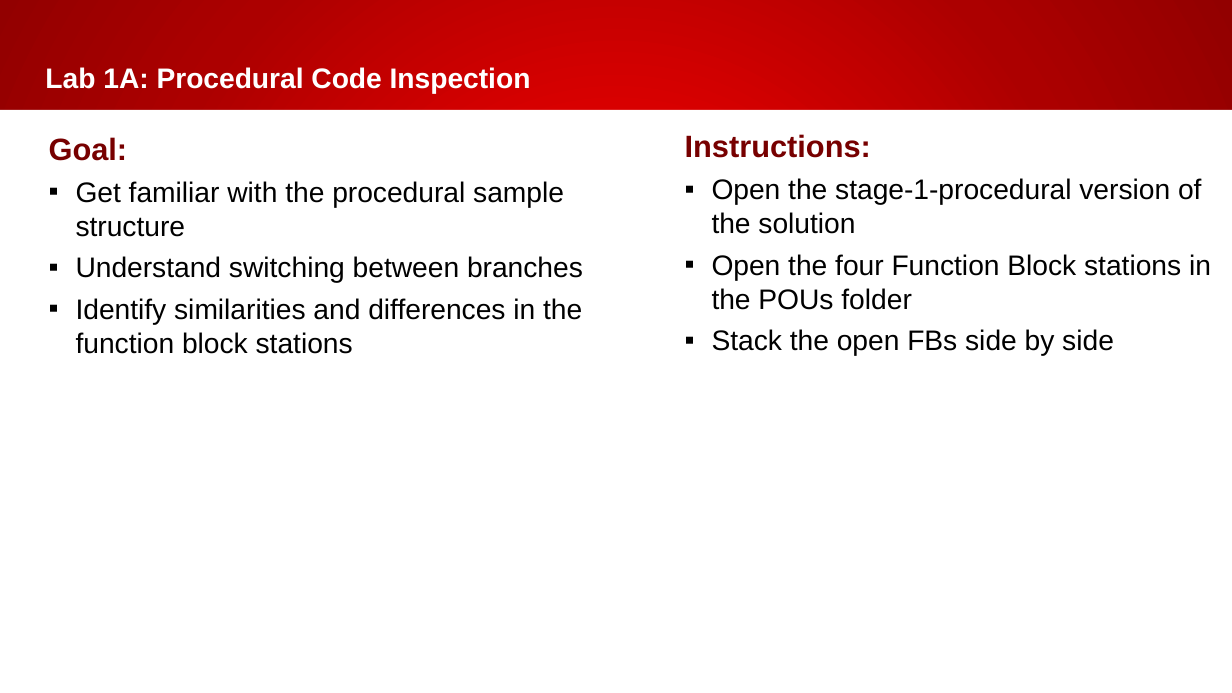
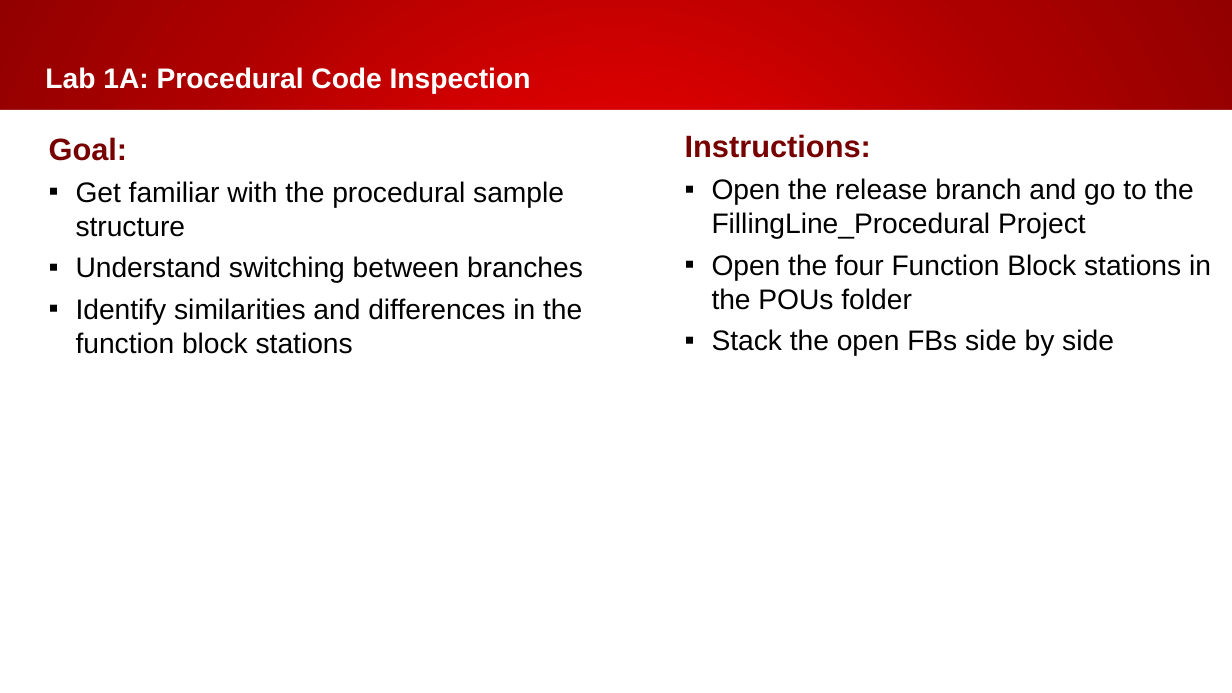
Before and after one commit to Beckhoff-USA-Community/Procedural_To_SOLID, a slide deck: slide 7 of presentation/NEM2026_workshop.pptx. Drawn at 1232x693 pixels with LibreOffice and Linux fonts; fonts in the diff are those of the drawing; background and template pictures are left out. Boxes give left, top, right and bottom in pixels: in the first picture for what was removed or moved away, otherwise in the second. Text is boxed around its words. In the diff, an @@ line names an element or a change of style, - is before the commit and + after.

```diff
--- a/presentation/NEM2026_workshop.pptx
+++ b/presentation/NEM2026_workshop.pptx
@@ text at <box>712,178,1194,239</box>: text changed @@
-▪ Open the stage-1-procedural version of the solution
+▪ Open the release branch and go to the FillingLine_Procedural Project
```
Also in this commit, not shown: 20 other slides changed, 1 slide added, 1 slide removed.
